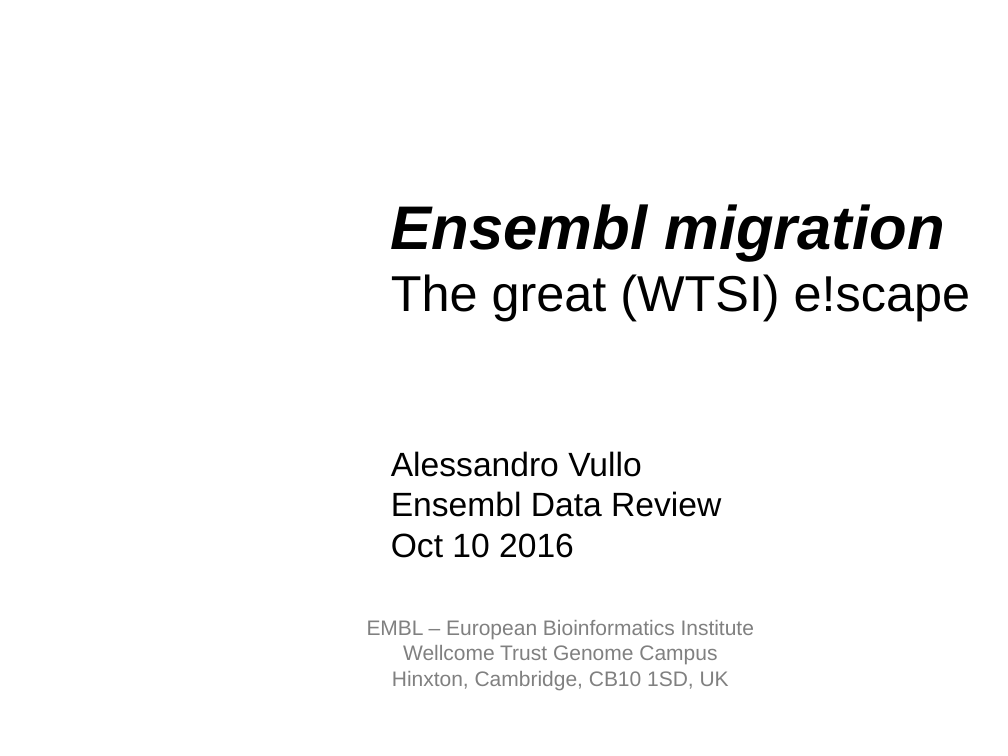
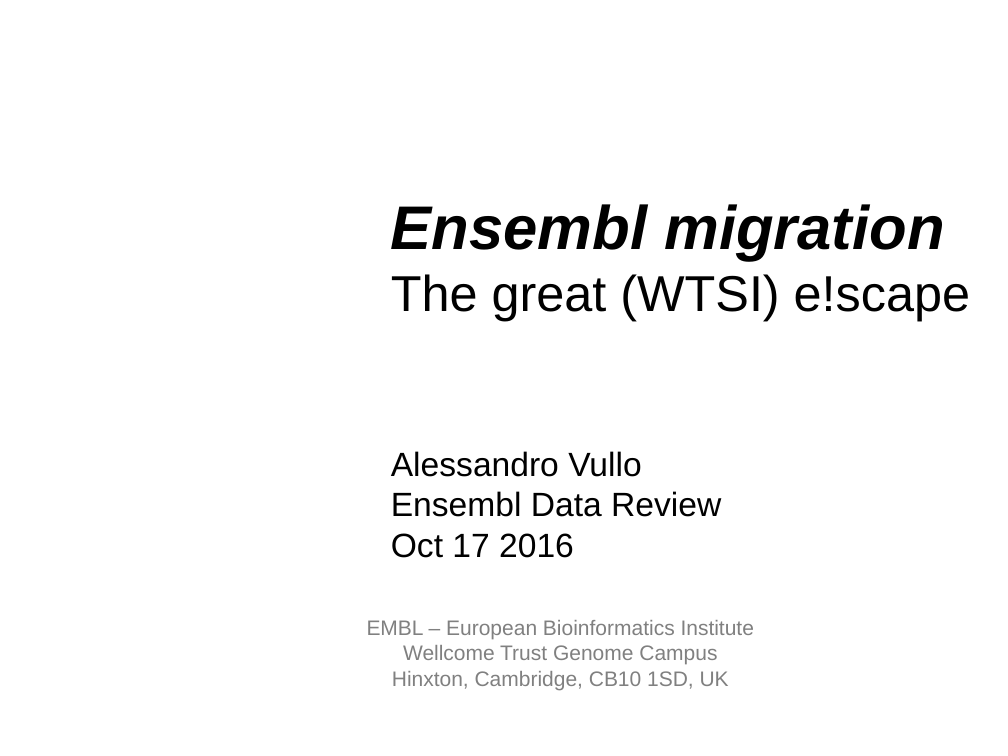
Before and after one commit to avullo/ensembl-migration-pm, a slide deck: slide 1 of data-review-10-16/talk.odp. Drawn at 1008x756 pixels with LibreOffice and Linux fonts; fonts in the diff are those of the drawing; background and template pictures are left out. Boxes give left, top, right and bottom in pixels: in the first picture for what was removed or moved away, otherwise in the second. Text is boxed around its words. In the diff, an @@ line names an element or a change of style, - is before the commit and + after.

```diff
--- a/data-review-10-16/talk.odp
+++ b/data-review-10-16/talk.odp
@@ text at [391,533,574,558]: text changed @@
-Oct 10 2016
+Oct 17 2016
```
Also in this commit, not shown: 3 other slides changed.
